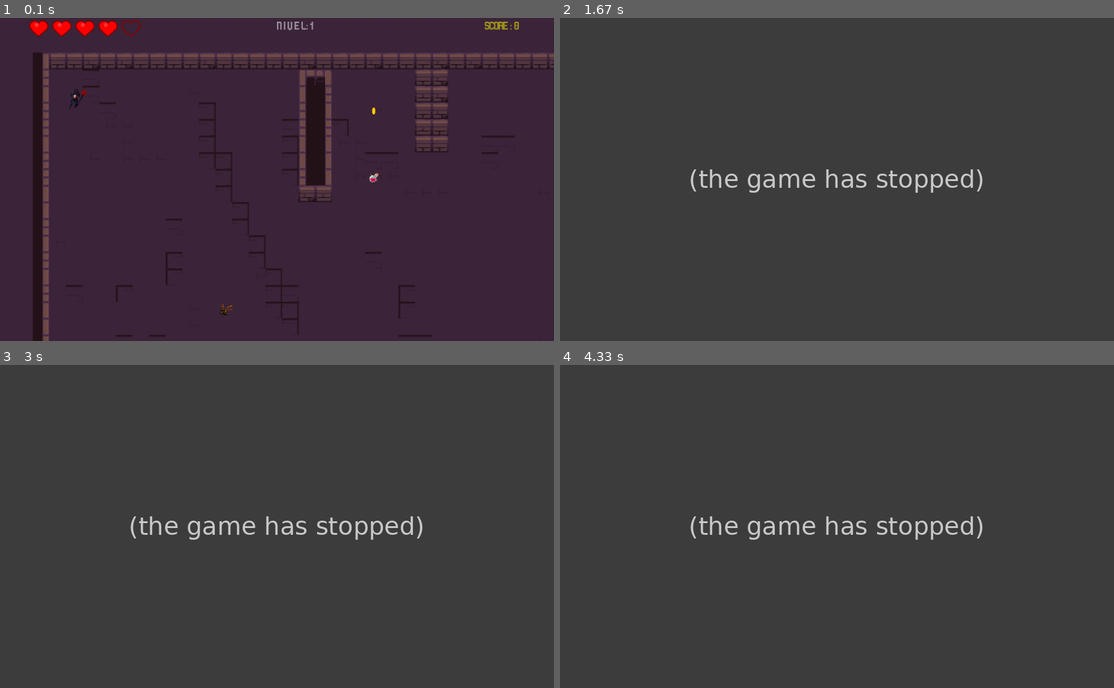
Above: before the commit, frames 1-4 (two rows, left to right).
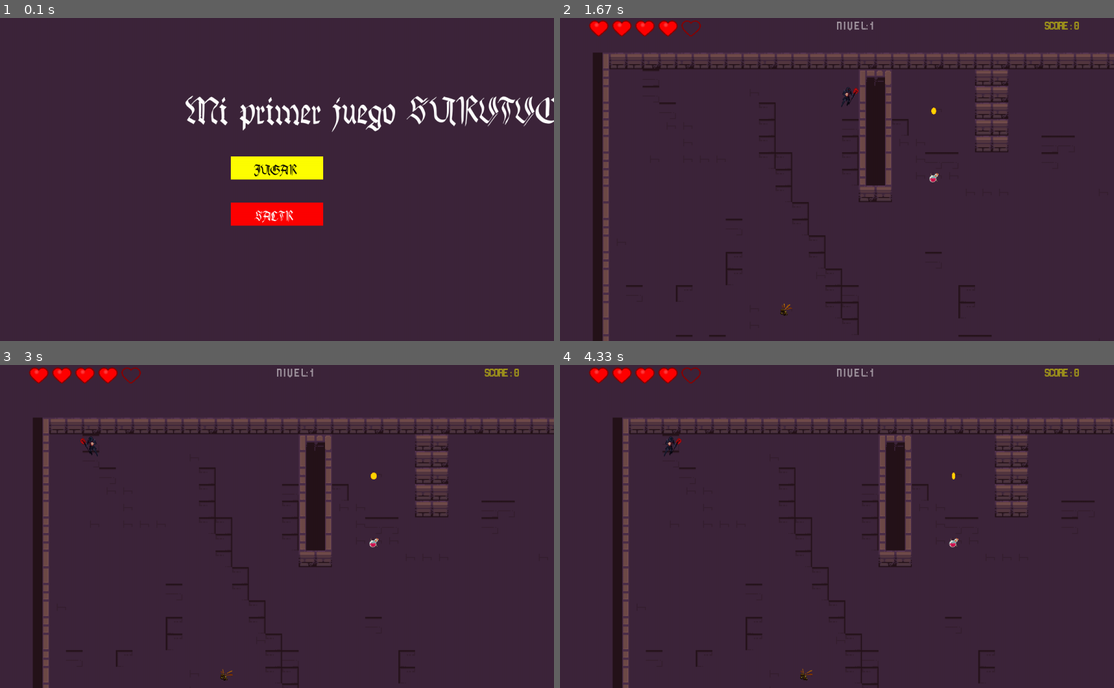
Above: after the commit, the same moments.

Repository: sergiosmmr/Juego_pygame-survivor-
Game: pygame game, started from main.py
The game is run twice, just before and just after one commit, with the same random seed, the same clock (stepped at 60 frames per second) and the same inputs.
Inputs (mouse positions are in pixels of both pictures, inside the frame that each line leads up to):
- Up to frame 1 (0.1 s): no input
- Up to frame 2 (1.67 s): click (837, 166) at 0.38 s, where only the run after the commit has a clickable "JUGAR"; hold E 0.67-1.13 s; hold D 0.67-1.13 s; move the mouse to (814, 192) at 0.7 s; hold D 1.17-1.63 s
- Up to frame 3 (3 s): hold W 1.67-1.97 s; hold D 2-2.47 s; hold A from 2.5 s (still down)
- Up to frame 4 (4.33 s): release A at 3.03 s; hold S 3.07-3.37 s; hold A 3.4-3.8 s; hold W 3.83-4.2 s; hold D from 4.23 s (still down)

The runs differ from the first frame. In frame 1, 11% of the frame differs, in the area x 5-100%, y 0-100%; in frame 2, 95%; in frame 3, 95%, in the area x 0-100%, y 0-100%; in frame 4, 95%.
Error before the commit: NameError: name 'boton_reinicio' is not defined (main.py line 357); the game stopped at 0.38 s (later frames are placeholders)

Commit message:
se agrega pantalla de inicio y boton jugar y salir, funcionando

Diff:
--- a/main.py
+++ b/main.py
@@ -39,11 +39,31 @@
 ##### FUENTES ######
 font = pg.font.Font("assets/font/Ryga.ttf", cons.TAMANIO_FUENTE_ENEMIGOS)
 font_score = pg.font.Font("assets/font/Ryga.ttf", cons.TAMANIO_FUENTE_SCORE)
+
 font_game_over = pg.font.Font("assets/font/Colorfiction - Gothic - Regular.otf", 110)
 font_reinicio = pg.font.Font("assets/font/Colorfiction - Gothic - Regular.otf", 30)
 
+font_inicio = pg.font.Font("assets/font/Colorfiction - Gothic - Regular.otf", 30)
+font_titulo = pg.font.Font("assets/font/Colorfiction - Gothic - Regular.otf", 80)
+
 game_over_text = font_game_over.render("GAME OVER", True, cons.COLOR_BLANCO)
 texto_boton_reinicio = font_reinicio.render("Reiniciar", True, cons.COLOR_NEGRO)
+
+# botones de inicio
+boton_jugar = pg.Rect(cons.ANCHO_VENTANA/2 -100, cons.ALTO_VENTANA/2 -50, 200, 50)
+boton_salir = pg.Rect(cons.ANCHO_VENTANA/2 -100, cons.ALTO_VENTANA/2 +50, 200, 50)
+texto_boton_jugar = font_inicio.render("JUGAR", True, cons.COLOR_NEGRO)
+texto_boton_salir = font_inicio.render("SALIR", True, cons.COLOR_BLANCO)
+
+# pantalla de inicio
+def pantalla_inicio():
+    ventana.fill(cons.COLOR_SUELO)
+    dibujar_texto_pantalla ("Mi primer juego SURVIVOR", font_titulo, cons.COLOR_BLANCO, cons.ANCHO_VENTANA/2 -200, cons.ALTO_VENTANA/2 -200)
+    pg.draw.rect(ventana, cons.COLOR_AMARILLO, boton_jugar)
+    pg.draw.rect(ventana, cons.COLOR_ROJO, boton_salir)
+    ventana.blit(texto_boton_jugar, (boton_jugar.x + 50, boton_jugar.y + 10))
+    ventana.blit(texto_boton_salir, (boton_salir.x + 50, boton_salir.y + 10))
+    pg.display.update()
 
 ##############importar imagenes#############
 
@@ -197,195 +217,201 @@
 reloj = pg.time.Clock()
 prueba = True
 run = True
-
+mostrar_inicio = True
 
 while run:
-
-    #que valla a 60 fps
-    reloj.tick(cons.FPS)
-
-
-    ventana.fill(cons.COLOR_SUELO)
-
-    if jugador.vivo:
-
-
-
-        #calcular movimiento del jugador
-        delta_x = 0
-        delta_y = 0
-
-        if mover_derecha == True:
-            delta_x = cons.VELOCIDAD_PERSONAJE
-        if mover_izquierda == True:
-            delta_x = -cons.VELOCIDAD_PERSONAJE
-        if mover_abajo == True:
-            delta_y = cons.VELOCIDAD_PERSONAJE
-        if mover_arriba == True:
-            delta_y = -cons.VELOCIDAD_PERSONAJE
-
-            #mover al jugador
-        posicion_pantalla, nivel_completo = jugador.movimiento(delta_x, delta_y, world.obstaculos_tiles, world.exit_tile)
-
-        # actualiza el mapa
-        world.update(posicion_pantalla)
-
-        #actualiza estado de jugador
-        jugador.update()
-
-        #actualiza estado de enemigo
+    if mostrar_inicio:
+        pantalla_inicio()
+        for event in pg.event.get():
+            if event.type == pg.QUIT:
+                run = False
+            if event.type == pg.MOUSEBUTTONDOWN:
+                if boton_jugar.collidepoint(event.pos):
+                    mostrar_inicio = False
+                if boton_salir.collidepoint(event.pos):
+                    run = False
+
+    else:
+
+        #que valla a 60 fps
+        reloj.tick(cons.FPS)
+
+
+        ventana.fill(cons.COLOR_SUELO)
+
+        if jugador.vivo:
+
+
+
+            #calcular movimiento del jugador
+            delta_x = 0
+            delta_y = 0
+
+            if mover_derecha == True:
+                delta_x = cons.VELOCIDAD_PERSONAJE
+            if mover_izquierda == True:
+                delta_x = -cons.VELOCIDAD_PERSONAJE
+            if mover_abajo == True:
+                delta_y = cons.VELOCIDAD_PERSONAJE
+            if mover_arriba == True:
+                delta_y = -cons.VELOCIDAD_PERSONAJE
+
+                #mover al jugador
+            posicion_pantalla, nivel_completo = jugador.movimiento(delta_x, delta_y, world.obstaculos_tiles, world.exit_tile)
+
+            # actualiza el mapa
+            world.update(posicion_pantalla)
+
+            #actualiza estado de jugador
+            jugador.update()
+
+            #actualiza estado de enemigo
+            for ene in lista_enemigos:
+                ene.update()
+
+
+            #actualiza el esatdo del arma
+            bala = arma.update(jugador)
+
+            if bala:
+                grupo_balas.add(bala)
+            for bala in grupo_balas:
+                damage, post_damage = bala.update(lista_enemigos, world.obstaculos_tiles)
+                if damage:
+                    damage_text = tx.Damage_text(post_damage.centerx, post_damage.centery, "-" + str(damage), font, cons.COLOR_ROJO)
+                    grupo_damage_text.add(damage_text)
+
+
+
+            # actualizar el daño
+            grupo_damage_text.update(posicion_pantalla)
+
+            #actualizar items
+            grupo_items.update(posicion_pantalla, jugador)
+
+        #dibujar mundo
+        world.draw(ventana)
+
+        #dibujar al jugador
+        jugador.dibujar(ventana)
+
+        #dibujar al enemigo
+
         for ene in lista_enemigos:
-            ene.update()
-
-
-        #actualiza el esatdo del arma
-        bala = arma.update(jugador)
-
-        if bala:
-            grupo_balas.add(bala)
+            if ene.energia <= 0:
+                lista_enemigos.remove(ene)
+            else:
+                ene.enemigos(jugador, world.obstaculos_tiles, posicion_pantalla, world.exit_tile)
+                ene.dibujar(ventana)
+
+        #dibujar el arma
+        arma.dibujar(ventana)
+
+        #dibujar balas
         for bala in grupo_balas:
-            damage, post_damage = bala.update(lista_enemigos, world.obstaculos_tiles)
-            if damage:
-                damage_text = tx.Damage_text(post_damage.centerx, post_damage.centery, "-" + str(damage), font, cons.COLOR_ROJO)
-                grupo_damage_text.add(damage_text)
-
-
-
-        # actualizar el daño
-        grupo_damage_text.update(posicion_pantalla)
-
-        #actualizar items
-        grupo_items.update(posicion_pantalla, jugador)
-
-    #dibujar mundo
-    world.draw(ventana)
-
-    #dibujar al jugador
-    jugador.dibujar(ventana)
-
-    #dibujar al enemigo
-
-    for ene in lista_enemigos:
-        if ene.energia <= 0:
-            lista_enemigos.remove(ene)
-        else:
-            ene.enemigos(jugador, world.obstaculos_tiles, posicion_pantalla, world.exit_tile)
-            ene.dibujar(ventana)
-
-    #dibujar el arma
-    arma.dibujar(ventana)
-
-    #dibujar balas
-    for bala in grupo_balas:
-        bala.dibujar(ventana)
-
-    #dibujar corazones
-    vida_jugador()
-
-    #dibujar textos
-    grupo_damage_text.draw(ventana)
-    dibujar_texto_pantalla(f"SCORE : {jugador.score}", font_score, cons.COLOR_AMARILLO, cons.POSICION_TEXTO_SCORE_X, cons.POSICION_TEXTO_SCORE_Y)
-
-    # nivel
-    dibujar_texto_pantalla(f"N I V E L: " + str(nivel), font, cons.COLOR_BLANCO, cons.ANCHO_VENTANA / 2, 5)
-
-    #dibujar items
-    grupo_items.draw(ventana)
-
-    # chuequear si el nivel esta completo
-    if nivel_completo:
-        if nivel < cons.NIVEL_MAXIMO:
-
-            nivel += 1
-            world_data = resetear_mundo()
-
-            #cargar el archivo con nivel
-            with open(f"niveles/nivel_{nivel}.csv", newline="") as csv_file:
-                reader = csv.reader(csv_file, delimiter=',')
-                for x, fila in enumerate(reader):
-                    for y, columna in enumerate(fila):
-                        world_data [x] [y] = int(columna)
-            world = md.Mundo()
-            world.procesar_data(world_data, lista_tile, item_imagenes, animacion_enemigos)
-            jugador.actualizar_coordenadas(cons.COORDENADAS_ENEMIGO_NIVEL[str(nivel)])
-            #crear una lista de enemigos######################### tratar de hacer una funcion, mejorar##############
-            lista_enemigos = []
-            for ene in world.lista_enemigo:
-                lista_enemigos.append(ene)
-            #añadir items de la data de world ######################### tratar de hacer una funcion, mejorar##############
-            for item in world.lista_item:
-                grupo_items.add(item)
-
-    if not jugador.vivo:
-        ventana.fill(cons.ROJO_OSCURO)
-        text_rect = game_over_text.get_rect(center = (cons.ANCHO_VENTANA/2, cons.ALTO_VENTANA/2))
-
-        ventana.blit(game_over_text, text_rect)
-        # boton de reinicio
-        boton_reinicio = pg.Rect(cons.ANCHO_VENTANA/2 - 100, cons.ALTO_VENTANA/2 + 150, 200, 50)
-        pg.draw.rect(ventana, cons.COLOR_BLANCO, boton_reinicio)
-        ventana.blit(texto_boton_reinicio, (boton_reinicio.x + 50, boton_reinicio.y + 10))
-
-    for event in pg.event.get():
-        if event.type == pg.QUIT:
-            run = False
-
-        if event.type == pg.KEYDOWN:
-            if event.key == pg.K_w:
-                mover_arriba = True
-            elif event.key == pg.K_s:
-                mover_abajo = True
-            elif event.key == pg.K_d:
-                mover_derecha = True
-            elif event.key == pg.K_a:
-                mover_izquierda = True
-            elif event.key == pg.K_e:
-                if world.cambiar_puerta(jugador, lista_tile):
-                    print("puerta cambiada")
-
-        #cuando la tecla se suelta
-        if event.type == pg.KEYUP:
-            if event.key == pg.K_w:
-                mover_arriba = False
-            elif event.key == pg.K_s:
-                mover_abajo = False
-            elif event.key == pg.K_d:
-                mover_derecha = False
-            elif event.key == pg.K_a:
-                mover_izquierda = False
-        if event.type == pg.MOUSEBUTTONDOWN:
-            if boton_reinicio.collidepoint(event.pos) and not jugador.vivo:
-                #################################### optimizar con funcion ####################################
-                jugador.vivo = True
-                jugador.energia = 100
-                jugador.score = 0
-                nivel = 1
+            bala.dibujar(ventana)
+
+        #dibujar corazones
+        vida_jugador()
+
+        #dibujar textos
+        grupo_damage_text.draw(ventana)
+        dibujar_texto_pantalla(f"SCORE : {jugador.score}", font_score, cons.COLOR_AMARILLO, cons.POSICION_TEXTO_SCORE_X, cons.POSICION_TEXTO_SCORE_Y)
+
+        # nivel
+        dibujar_texto_pantalla(f"N I V E L: " + str(nivel), font, cons.COLOR_BLANCO, cons.ANCHO_VENTANA / 2, 5)
+
+        #dibujar items
+        grupo_items.draw(ventana)
+
+        # chuequear si el nivel esta completo
+        if nivel_completo:
+            if nivel < cons.NIVEL_MAXIMO:
+
+                nivel += 1
                 world_data = resetear_mundo()
-                    #cargar el archivo con nivel
+
+                #cargar el archivo con nivel
                 with open(f"niveles/nivel_{nivel}.csv", newline="") as csv_file:
                     reader = csv.reader(csv_file, delimiter=',')
                     for x, fila in enumerate(reader):
                         for y, columna in enumerate(fila):
-                                world_data [x] [y] = int(columna)
+                            world_data [x] [y] = int(columna)
                 world = md.Mundo()
                 world.procesar_data(world_data, lista_tile, item_imagenes, animacion_enemigos)
                 jugador.actualizar_coordenadas(cons.COORDENADAS_ENEMIGO_NIVEL[str(nivel)])
-
-                  #añadir items de la data de world ################# tratar de hacer una funcion, mejorar##############
-                for item in world.lista_item:
-                    grupo_items.add(item)
-                #crear una lista de enemigos################### tratar de hacer una funcion, mejorar##############
+                #crear una lista de enemigos######################### tratar de hacer una funcion, mejorar##############
                 lista_enemigos = []
                 for ene in world.lista_enemigo:
                     lista_enemigos.append(ene)
-
-
-
-
-
-
-
-
-    pg.display.update()
+                #añadir items de la data de world ######################### tratar de hacer una funcion, mejorar##############
+                for item in world.lista_item:
+                    grupo_items.add(item)
+
+        if not jugador.vivo:
+            ventana.fill(cons.ROJO_OSCURO)
+            text_rect = game_over_text.get_rect(center = (cons.ANCHO_VENTANA/2, cons.ALTO_VENTANA/2))
+
+            ventana.blit(game_over_text, text_rect)
+            # boton de reinicio
+            boton_reinicio = pg.Rect(cons.ANCHO_VENTANA/2 - 100, cons.ALTO_VENTANA/2 + 150, 200, 50)
+            pg.draw.rect(ventana, cons.COLOR_BLANCO, boton_reinicio)
+            ventana.blit(texto_boton_reinicio, (boton_reinicio.x + 50, boton_reinicio.y + 10))
+
+        for event in pg.event.get():
+            if event.type == pg.QUIT:
+                run = False
+
+            if event.type == pg.KEYDOWN:
+                if event.key == pg.K_w:
+                    mover_arriba = True
+                elif event.key == pg.K_s:
+                    mover_abajo = True
+                elif event.key == pg.K_d:
+                    mover_derecha = True
+                elif event.key == pg.K_a:
+                    mover_izquierda = True
+                elif event.key == pg.K_e:
+                    if world.cambiar_puerta(jugador, lista_tile):
+                        print("puerta cambiada")
+
+            #cuando la tecla se suelta
+            if event.type == pg.KEYUP:
+                if event.key == pg.K_w:
+                    mover_arriba = False
+                elif event.key == pg.K_s:
+                    mover_abajo = False
+                elif event.key == pg.K_d:
+                    mover_derecha = False
+                elif event.key == pg.K_a:
+                    mover_izquierda = False
+            if event.type == pg.MOUSEBUTTONDOWN:
+                if boton_reinicio.collidepoint(event.pos) and not jugador.vivo:
+                    #################################### optimizar con funcion ######################################################
+                    jugador.vivo = True
+                    jugador.energia = 100
+                    jugador.score = 0
+                    nivel = 1
+                    world_data = resetear_mundo()
+                        #cargar el archivo con nivel
+                    with open(f"niveles/nivel_{nivel}.csv", newline="") as csv_file:
+                        reader = csv.reader(csv_file, delimiter=',')
+                        for x, fila in enumerate(reader):
+                            for y, columna in enumerate(fila):
+                                    world_data [x] [y] = int(columna)
+                    world = md.Mundo()
+                    world.procesar_data(world_data, lista_tile, item_imagenes, animacion_enemigos)
+                    jugador.actualizar_coordenadas(cons.COORDENADAS_ENEMIGO_NIVEL[str(nivel)])
+
+                    #añadir items de la data de world ################# tratar de hacer una funcion, mejorar########
+                    for item in world.lista_item:
+                        grupo_items.add(item)
+                    #crear una lista de enemigos################### tratar de hacer una funcion, mejorar##############
+                    lista_enemigos = []
+                    for ene in world.lista_enemigo:
+                        lista_enemigos.append(ene)
+                    ################################## hata aca, ver si este bloque se puede optimizar ###############################
+
+        pg.display.update()
 
 pg.quit()
